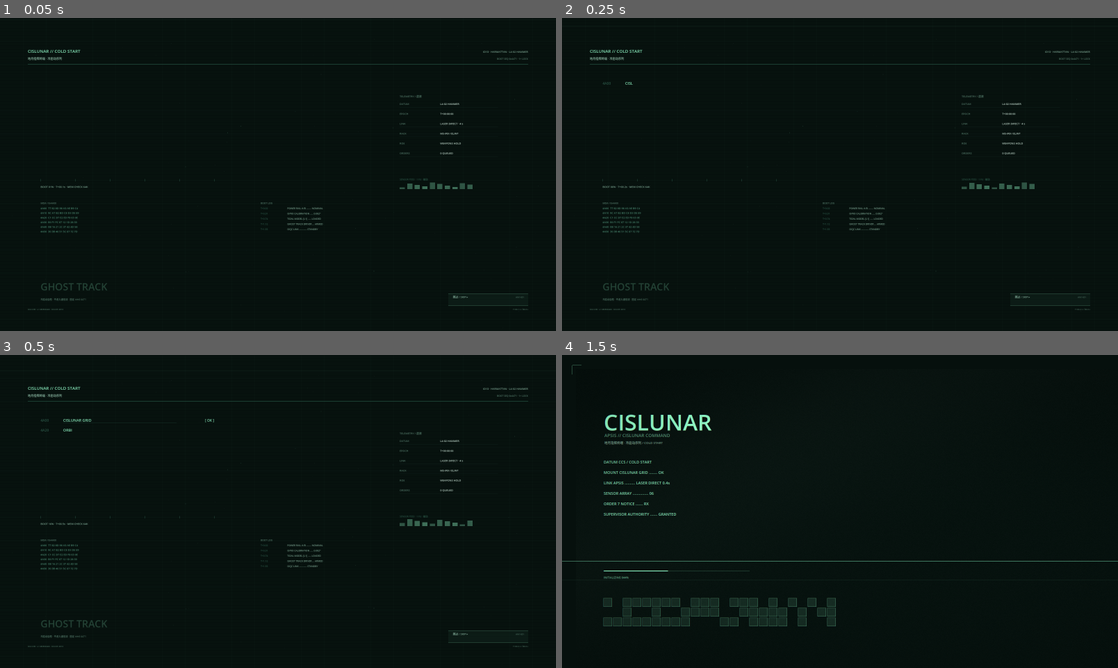
Above: before the commit, frames 1-4 (two rows, left to right).
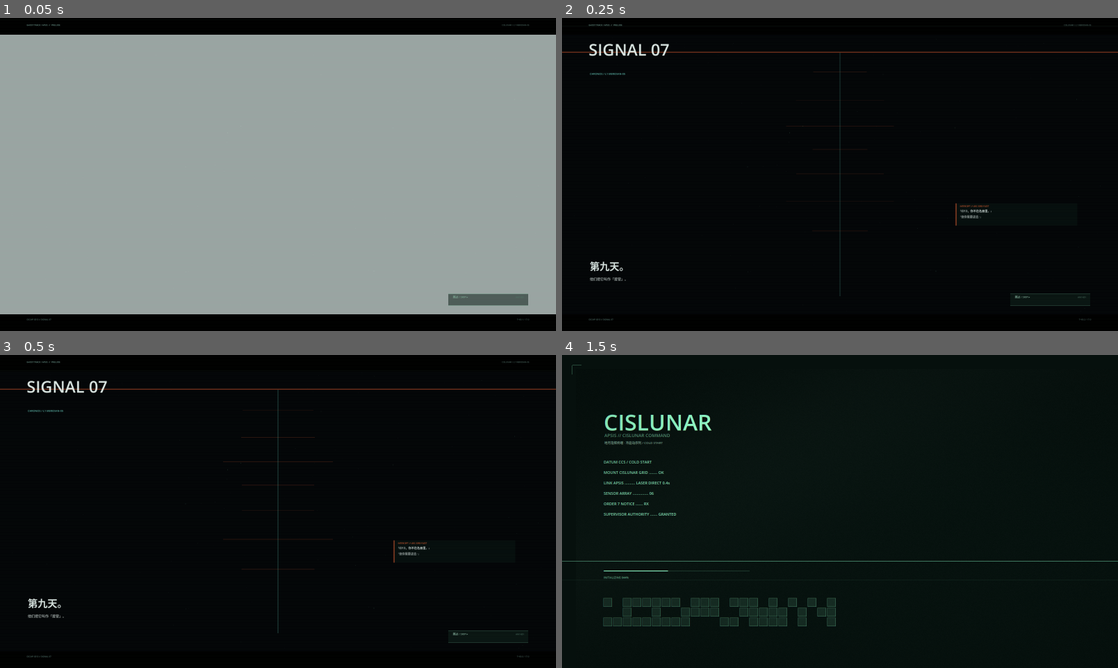
Above: after the commit, the same moments.

Repository: HATO-24/ghost-track-apsis
Game: Godot game, scene res://intro.tscn
Same seed, same stepped clock (60 frames per second), same inputs: the game is played once before the commit and once after it.
Inputs (mouse positions are in pixels of both pictures, inside the frame that each line leads up to):
- Up to frame 1 (0.05 s): no input
- Up to frame 2 (0.25 s): no input
- Up to frame 3 (0.5 s): no input
- Up to frame 4 (1.5 s): tap Enter at 0.5 s; move the mouse to (962, 495) at 0.52 s; hold Right 0.53-1.25 s; hold E 0.53-1.25 s; click (962, 495) at 0.67 s; tap Space (ui_select) at 0.77 s; drag from (840, 511) to (812, 574) at 1.27 s

The runs differ from the first frame. In frame 1, 89% of the frame differs, in the area x 0-100%, y 2-97%; in frame 2, 2.4%; in frame 3, 2.6%; in frame 4, nothing differs.

Commit message:
P7 启动CG电影化版：SIGNAL 07/轨道/故障/标题/字幕卡，17s，默认启用

Diff:
--- a/game_v15/scripts/intro.gd
+++ b/game_v15/scripts/intro.gd
@@ -11,6 +11,7 @@
 const DW := 1920.0
 const DH := 1080.0
 const CG_TOTAL := 8.8          # 8–10s 目标区间
+const CG_MARATHON_TOTAL := 17.0  # 第二版：电影化启动 CG
 const CUT_SEED := 4471         # 与 HUD/plot 硬切同 seed，保持可复现
 const CUT_DUR := 0.32
 const SHOT_FRAMES := 30
@@ -40,6 +41,7 @@
 
 # ── 状态 / 时间 ───────────────────────────────────────
 var _state := "cg"             # "cg" | "menu" | "options"
+var _style := "terminal"        # "terminal" | "marathon"
 var _t := 0.0                  # CG 计时（真实时间）
 var _menu_t := 0.0             # 菜单自身计时（揭场硬切用）
 var _sample_t := -1.0          # 截图冻结时间（DSH_INTRO_T / cg1 / cg2）
@@ -75,6 +77,8 @@
 	_build_visuals()
 	_parse_env()
 	_demo = OS.get_environment("DSH_DEMO") == "1"
+	if _state == "cg" and _style == "marathon":
+		_audio("play_bgm", "game")
 	queue_redraw()
 
 func _load_settings() -> void:
@@ -141,6 +145,8 @@
 	_cut_cells = arr
 
 func _parse_env() -> void:
+	_style = OS.get_environment("DSH_INTRO_STYLE")
+	if _style == "": _style = "marathon"
 	var intro := OS.get_environment("DSH_INTRO")
 	var shot := OS.get_environment("DSH_SHOT")
 	var skip := OS.get_environment("DSH_SKIP_INTRO")
@@ -198,19 +204,13 @@
 	_menu_t += delta
 	if _state == "cg":
 		var ct := _cg_time()
-		if ct >= 0.06 and _sfx_stage < 1:
-			_sfx_stage = 1
-			_audio("sfx", "boot")
-		if ct >= 3.16 and _sfx_stage < 2:
-			_sfx_stage = 2
-			_audio("sfx", "hard_cut")
-		if ct >= 6.46 and _sfx_stage < 3:
-			_sfx_stage = 3
-			_audio("sfx", "hard_cut")
-		if ct >= 6.57 and _sfx_stage < 4:
-			_sfx_stage = 4
-			_audio("sfx", "hard_cut")
-		if ct >= CG_TOTAL:
+		var marks := [0.10, 2.20, 6.20, 9.40, 12.80, 16.20] if _style == "marathon" else [0.06, 3.16, 6.46, 6.57, 8.40]
+		for i in range(marks.size()):
+			if ct >= float(marks[i]) and _sfx_stage <= i:
+				_sfx_stage = i + 1
+				_audio("sfx", "boot" if i == 0 else "hard_cut")
+				break
+		if ct >= _cg_total():
 			_enter_menu()
 	elif _state == "menu" and _demo and not _demo_started and _menu_t >= 2.8:
 		_demo_started = true
@@ -376,6 +376,9 @@
 		if i < s.length() - 1:
 			x += gap
 
+func _cg_total() -> float:
+	return CG_MARATHON_TOTAL if _style == "marathon" else CG_TOTAL
+
 func _cg_time() -> float:
 	if _sample_t >= 0.0:
 		return _sample_t
@@ -398,6 +401,9 @@
 	_draw_frame()
 
 func _draw_cg() -> void:
+	if _style == "marathon":
+		_draw_cg_marathon()
+		return
 	var t := _cg_time()
 	_draw_grid_bg(0.30)
 	_draw_noise(t)
@@ -423,6 +429,186 @@
 	_txt_r(mono, DW - 96.0, DH - 72.0, "T+%04.1f s / %04.1f s" % [t, CG_TOTAL], 7, Palette.a(Palette.FAINT, 0.8))
 
 # ── 通用底纹：网格 / 星点 / 噪点 / 扫描线 / 边框 ───────
+# ── P7：电影化启动 CG（同类型风格，原创镜头/文案/图形）────────
+func _draw_cg_marathon() -> void:
+	var t := _cg_time()
+	draw_rect(Rect2(Vector2.ZERO, Vector2(DW, DH)), Color("#030507"))
+	_draw_stars(t * 0.2)
+	_draw_noise(t)
+	if t < 2.2:
+		_marathon_opening(t)
+	elif t < 6.2:
+		_marathon_orbit(t)
+	elif t < 9.4:
+		_marathon_glitch(t)
+	elif t < 12.8:
+		_marathon_title(t)
+	else:
+		_marathon_cards(t)
+	# 电影遮幅与片头标识
+	var lb := 58.0
+	draw_rect(Rect2(0, 0, DW, lb), Color("#000000"))
+	draw_rect(Rect2(0, DH - lb, DW, lb), Color("#000000"))
+	_txt(mono, 92.0, 27.0, "GHOST TRACK / APSIS  //  PRELUDE", 7, Palette.a(Color("#9BD8C8"), 0.72))
+	_txt_r(mono, DW - 92.0, 27.0, "CISLUNAR / L1 MERIDIAN-05", 7, Palette.a(Color("#9BD8C8"), 0.45))
+	_txt(mono, 92.0, DH - 37.0, "OCUVF-ID13 // SIGNAL 07", 7, Palette.a(Color("#9BD8C8"), 0.55))
+	_txt_r(mono, DW - 92.0, DH - 37.0, "T+%04.1f / %04.1f" % [t, _cg_total()], 7, Palette.a(Color("#9BD8C8"), 0.45))
+	_draw_skip_btn()
+
+func _marathon_opening(t: float) -> void:
+	var ink := Color("#EAF6F2")
+	var cyan := Color("#72E1D0")
+	var orange := Color("#FF6A36")
+	# 0–0.2：黑场里的白闪；不连续帧，制造胶片启动感。
+	if t < 0.18:
+		draw_rect(Rect2(Vector2.ZERO, Vector2(DW, DH)), Color(0.92, 0.98, 0.96, 0.65))
+		return
+	var a := clampf((t - 0.18) / 1.8, 0.0, 1.0)
+	var cx := DW * 0.5
+	# 垂直信号柱 + 横向故障块
+	draw_rect(Rect2(cx - 2.0, 120.0, 4.0, DH - 240.0), Palette.a(cyan, 0.10 + 0.25 * a))
+	for i in range(7):
+		var yy := 180.0 + float(i) * 92.0 + sin(t * 1.7 + float(i)) * 12.0
+		var ww := 120.0 + 260.0 * absf(sin(float(i) * 2.1 + t))
+		draw_rect(Rect2(cx - ww * 0.5, yy, ww, 2.0), Palette.a(orange, 0.10 + 0.28 * a))
+	# 低机位大号数字
+	draw_rect(Rect2(0, 116.0, DW, 4.0), Palette.a(orange, 0.40))
+	_txt(mono, 92.0, 130.0, "SIGNAL 07", 56, Palette.a(ink, 0.92))
+	_txt(mono, 96.0, 196.0, "CHRONOS / L1 MERIDIAN-05", 9, Palette.a(cyan, 0.82))
+	_txt(mono, 96.0, 870.0, "第九天。", 34, Palette.a(ink, 0.9))
+	_txt(mono, 96.0, 906.0, "他们把它叫作「接管」。", 12, Palette.a(ink, 0.62))
+	# 画面右侧的窄幅字幕，像被截获的广播
+	var bx := DW - 560.0
+	draw_rect(Rect2(bx, 640.0, 420.0, 76.0), Palette.a(Color("#071210"), 0.72))
+	draw_rect(Rect2(bx, 640.0, 2.0, 76.0), Palette.a(orange, 0.8))
+	_txt(mono, bx + 14.0, 652.0, "INTERCEPT // UEG 33RD FLEET", 7, Palette.a(orange, 0.85))
+	_txt(mono, bx + 14.0, 670.0, "「ID13，你不在名册里。」", 10, Palette.a(ink, 0.82))
+	_txt(mono, bx + 14.0, 690.0, "「但你需要进去。」", 10, Palette.a(ink, 0.62))
+
+func _marathon_orbit(t: float) -> void:
+	var ink := Color("#EAF6F2")
+	var cyan := Color("#72E1D0")
+	var orange := Color("#FF6A36")
+	var red := Color("#D94A36")
+	var cx := DW * 0.42
+	var cy := DH * 0.56
+	var drift := sin(t * 0.35) * 18.0
+	var pr := 250.0 + sin(t * 0.45) * 10.0
+	# 行星/站体的暗面与轮廓：不是写实地球，是低照度图形。
+	draw_circle(Vector2(cx + drift, cy), pr, Color("#07100F"))
+	draw_arc(Vector2(cx + drift, cy), pr, -2.8, 0.4, 96, Palette.a(ink, 0.72), 2.0, true)
+	draw_arc(Vector2(cx + drift, cy), 214.0, 0.1, 2.3, 72, Palette.a(cyan, 0.42), 1.0, true)
+	draw_arc(Vector2(cx + drift, cy), 286.0, -0.2, 2.9, 96, Palette.a(orange, 0.20), 1.0, true)
+	# 轨道环 / 站体切线
+	for i in range(5):
+		var rr := 300.0 + float(i) * 44.0
+		draw_arc(Vector2(cx + drift, cy), rr, -2.95 + 0.2 * float(i), 0.3 + 0.12 * float(i), 96, Palette.a(cyan, 0.10 + 0.03 * float(i)), 1.0, true)
+	# 站体标记：一个很小的几何结构，给出尺度。
+	var sp := Vector2(cx + drift + pr * 0.72, cy - pr * 0.58)
+	draw_rect(Rect2(sp - Vector2(10, 4), Vector2(20, 8)), Palette.a(ink, 0.6))
+	draw_line(sp - Vector2(22, 0), sp + Vector2(22, 0), Palette.a(orange, 0.55), 1.0)
+	draw_line(sp - Vector2(0, 18), sp + Vector2(0, 18), Palette.a(orange, 0.55), 1.0)
+	# 大号区域编号
+	_txt(mono, DW - 520.0, 250.0, "07", 150, Palette.a(orange, 0.16))
+	_txt(mono, DW - 500.0, 330.0, "L1 MERIDIAN-05 / CHRONOS", 10, Palette.a(ink, 0.78))
+	_txt(mono, DW - 500.0, 350.0, "第六号加注站 · 储罐区", 10, Palette.a(ink, 0.55))
+	# 缓慢移动的扫描线
+	var sy := 150.0 + fmod(t * 30.0, 720.0)
+	draw_rect(Rect2(0, sy, DW, 1), Palette.a(cyan, 0.12))
+	# 文案：短、冷、像任务简报，不做抒情。
+	_txt(mono, 96.0, 760.0, "第七号轨道紧急托管令 / ORDER 7", 9, Palette.a(cyan, 0.72))
+	_txt(mono, 96.0, 790.0, "清算者正在接管储罐区。", 22, Palette.a(ink, 0.86))
+	_txt(mono, 96.0, 820.0, "你只有六分钟。", 22, Palette.a(orange, 0.9))
+	# 角落数据碎片
+	_txt(mono, 96.0, 690.0, "ORBITAL FRAME / L1", 7, Palette.a(cyan, 0.45))
+	_txt_r(mono, DW - 92.0, 690.0, "TRANSIT 18:00 / Δv 120 m/s", 7, Palette.a(red, 0.55))
+
+func _marathon_glitch(t: float) -> void:
+	var ink := Color("#EAF6F2")
+	var cyan := Color("#72E1D0")
+	var red := Color("#D94A36")
+	var cx := DW * 0.5
+	var cy := DH * 0.52
+	# 冷光背板：让人物剪影从黑场里分离出来。
+	draw_circle(Vector2(cx, cy), 300.0, Color("#061210"))
+	draw_arc(Vector2(cx, cy), 300.0, 0.0, TAU, 96, Palette.a(cyan, 0.10), 1.0, true)
+	draw_arc(Vector2(cx, cy), 330.0, -0.7, 1.8, 64, Palette.a(red, 0.22), 1.0, true)
+	draw_rect(Rect2(cx - 210.0, cy - 260.0, 420.0, 2.0), Palette.a(cyan, 0.18))
+	# 头盔/面罩剪影：用几何块构成，不做写实人物。
+	var helmet := PackedVector2Array([
+		Vector2(cx - 120, cy - 190), Vector2(cx + 120, cy - 190),
+		Vector2(cx + 160, cy - 56), Vector2(cx + 118, cy + 138),
+		Vector2(cx - 118, cy + 138), Vector2(cx - 160, cy - 56),
+	])
+	draw_polyline(helmet + PackedVector2Array([helmet[0]]), Palette.a(red, 0.20), 2.0)
+	draw_colored_polygon(helmet, Color("#142521"))
+	draw_polyline(helmet + PackedVector2Array([helmet[0]]), Palette.a(ink, 0.78), 2.0)
+	draw_polyline(helmet + PackedVector2Array([helmet[0]]), Palette.a(red, 0.22), 3.0)
+	# 面罩的横向光带 + 扫描条
+	for i in range(5):
+		var yy := cy - 52.0 + float(i) * 15.0
+		draw_rect(Rect2(cx - 94.0, yy, 188.0, 3.0), Palette.a(cyan if i % 2 == 0 else red, 0.42 - 0.05 * float(i)))
+	var sy := cy - 80.0 + fmod(t * 46.0, 180.0)
+	draw_rect(Rect2(cx - 130.0, sy, 260.0, 2.0), Palette.a(ink, 0.55))
+	# RGB 分离的故障块
+	var step := int(floor(t * 9.0))
+	for i in range(9):
+		var h := (i * 7919 + step * 104729) & 0x7fffffff
+		var yy := 180.0 + float(h % 620)
+		var ww := 50.0 + float((h / 7) % 280)
+		var xx := 120.0 + float((h / 13) % 1400)
+		draw_rect(Rect2(xx, yy, ww, 2.0), Palette.a(cyan, 0.08))
+		draw_rect(Rect2(xx + 4.0, yy + 2.0, ww, 1.0), Palette.a(red, 0.08))
+	# 大字：故意错位，像信号没有对齐
+	_txt(mono, 96.0, 760.0, "ID13", 64, Palette.a(ink, 0.90))
+	_txt(mono, 100.0, 804.0, "你被派去取回一件不属于你的东西。", 18, Palette.a(ink, 0.72))
+	_txt(mono, 100.0, 832.0, "你不是第一个。", 18, Palette.a(red, 0.88))
+	_txt_r(mono, DW - 92.0, 760.0, "RETRIEVAL // TERMINAL", 9, Palette.a(cyan, 0.55))
+	_txt_r(mono, DW - 92.0, 780.0, "「不要相信清算者。」", 10, Palette.a(red, 0.75))
+
+func _marathon_title(t: float) -> void:
+	var ink := Color("#EAF6F2")
+	var cyan := Color("#72E1D0")
+	var orange := Color("#FF6A36")
+	# 黑场 + 极细扫描线
+	var reveal := clampf((t - 9.4) / 0.8, 0.0, 1.0)
+	var cx := DW * 0.5
+	draw_rect(Rect2(0, 0, DW, DH), Color("#030507"))
+	# 标题：大字距；先出现红色残影，再落主字。
+	_txt_spaced("GHOST TRACK", cx + 3.0, 470.0, 96, 24.0, Palette.a(orange, 0.20 * reveal))
+	_txt_spaced("GHOST TRACK", cx, 466.0, 96, 24.0, Palette.a(ink, 0.94 * reveal))
+	_txt_spaced("APSIS", cx, 548.0, 42, 30.0, Palette.a(cyan, 0.86 * reveal))
+	draw_line(Vector2(cx - 300.0, 585.0), Vector2(cx + 300.0, 585.0), Palette.a(ink, 0.20 * reveal), 1.0)
+	_txt(mono, cx - 214.0, 610.0, "CISLUNAR OPERATIONS SIMULATOR", 9, Palette.a(ink, 0.60 * reveal))
+	_txt(mono, cx - 214.0, 632.0, "ORDER 7 / CHRONOS / ID13", 7, Palette.a(orange, 0.72 * reveal))
+	# 故障横条
+	for i in range(5):
+		var yy := 420.0 + float(i) * 54.0 + sin(t * 13.0 + float(i)) * 8.0
+		draw_rect(Rect2(cx - 340.0, yy, 680.0, 1.0), Palette.a(cyan, 0.10 * reveal))
+
+func _marathon_cards(t: float) -> void:
+	var ink := Color("#EAF6F2")
+	var cyan := Color("#72E1D0")
+	var orange := Color("#FF6A36")
+	var k := t - 12.8
+	# 三段极短字幕卡；每段硬切，不淡入。
+	var lines := [
+		["RECOVER WHAT THEY LEFT.", "取回他们留下的东西。"],
+		["DO NOT TRUST THE RECLAIMERS.", "不要相信清算者。"],
+		["YOU ARE THE VARIABLE.", "你是变量。"],
+	]
+	var idx := clampi(int(k / 1.2), 0, lines.size() - 1)
+	var local := fmod(k, 1.2)
+	var a := clampf(local / 0.08, 0.0, 1.0)
+	var pair: Array = lines[idx]
+	_txt(mono, 160.0, 470.0, String(pair[0]), 28, Palette.a(ink, 0.90 * a))
+	_txt(mono, 160.0, 512.0, String(pair[1]), 18, Palette.a(cyan, 0.72 * a))
+	draw_rect(Rect2(160.0, 590.0, 520.0, 2.0), Palette.a(orange, 0.35 * a))
+	_txt(mono, 160.0, 620.0, "%02d / ORDER 7 // GHOST TRACK" % (idx + 1), 7, Palette.a(orange, 0.55 * a))
+	# 末帧标题残影
+	if t > 16.2:
+		_txt(mono, 160.0, 760.0, "GHOST TRACK / APSIS", 16, Palette.a(ink, 0.55))
+
 func _draw_grid_bg(a: float) -> void:
 	draw_rect(Rect2(Vector2.ZERO, Vector2(DW, DH)), Palette.a(Palette.BG, 1.0))
 	for x in range(0, int(DW) + 1, 80):
Not shown, added: docs/29_启动CG.md
Not shown, added: mockups/p7-startup-cg.mp4
